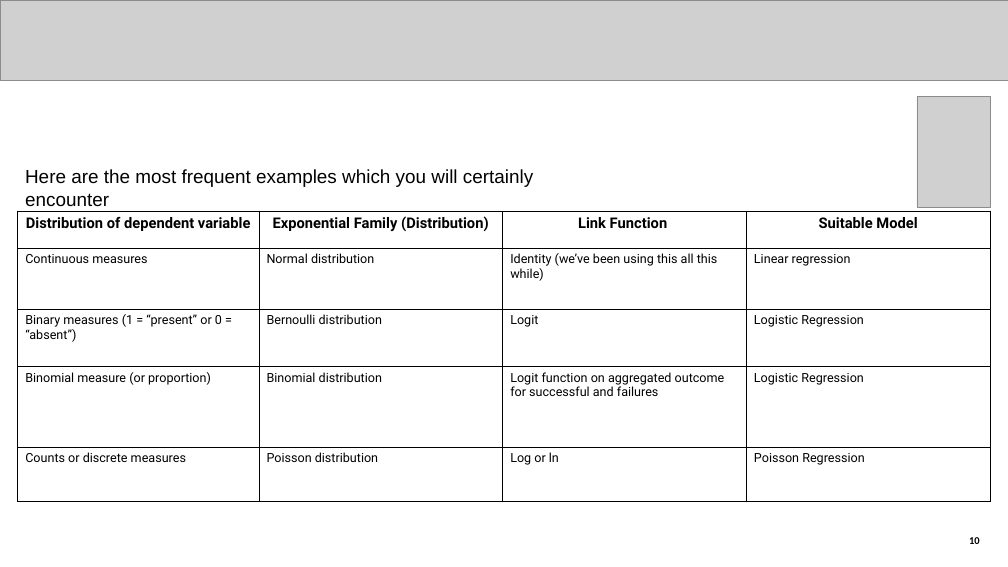
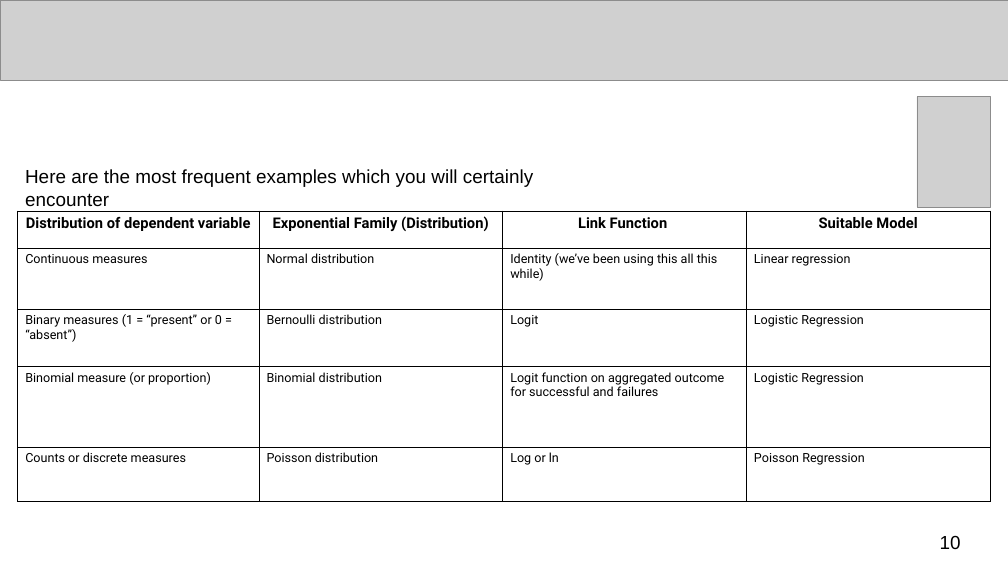
Before and after one commit to UCLPG-MSC-SGDS/GEOG0125, a slide deck: slide 10 of Lecture_notes_ppt/GEOG0125 Week 2 Lecture - Bayesian GLMs.pptx. Drawn at 1008x567 pixels with LibreOffice and Linux fonts; fonts in the diff are those of the drawing; grey boxes stand for pictures. Boxes give left, top, right and bottom in pixels: in the first picture for what was removed or moved away, otherwise in the second. Text is boxed around its words. In the diff, an @@ line names an element or a change of style, - is before the commit and + after.

```diff
--- a/Lecture_notes_ppt/GEOG0125 Week 2 Lecture - Bayesian GLMs.pptx
+++ b/Lecture_notes_ppt/GEOG0125 Week 2 Lecture - Bayesian GLMs.pptx
@@ page number: place and size @@
-page number at (969, 537, 980, 544)
+page number at (940, 535, 961, 549)
@@ page number at (940, 535, 961, 549): size 10 to 18 pt, font Calibri to Arial, bold off; alignment right to left; vertical alignment bottom to top @@
```
Also in this commit, not shown: 18 other slides changed, 3 slides added, 1 other file.
